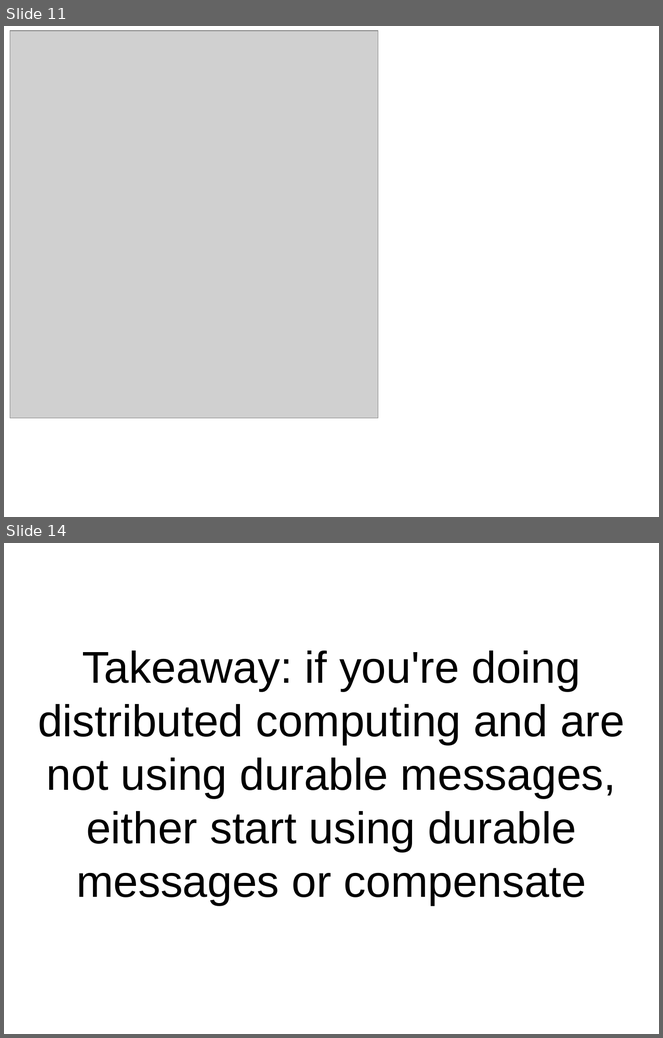
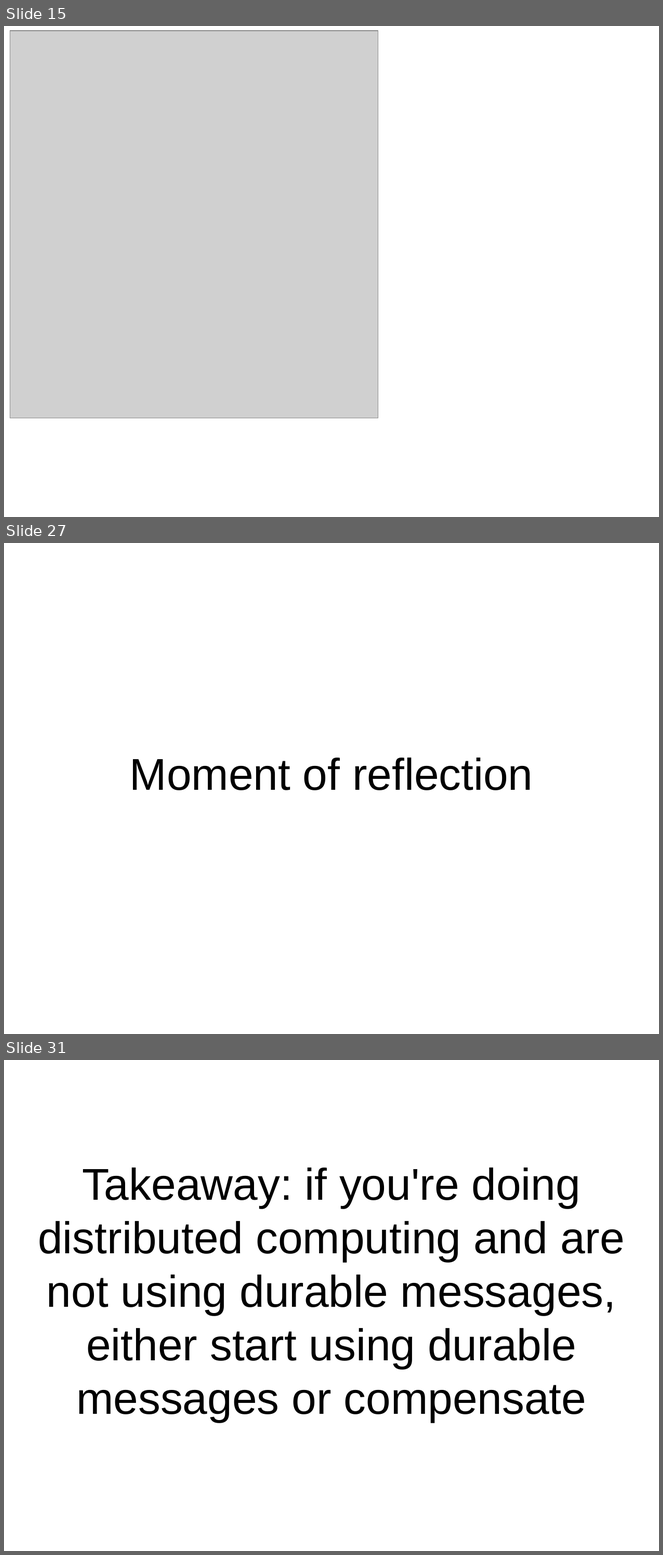
Before and after one commit to pseale/presentation-message-passing, a slide deck: message-passing.odp. Shown one above the other, each under a label of ours: slides 11 and 14 before the commit, slides 15, 27 and 31 after it; the slides between them are not shown. The pictures are 663x1038 and 663x1555 pixels, drawn with LibreOffice and Linux fonts; fonts in the diff are those of the drawing; grey boxes stand for pictures. Boxes give left, top, right and bottom in pixels: in the first picture for what was removed or moved away, otherwise in the second. Text is boxed around its words. In the diff, an @@ line names an element or a change of style, - is before the commit and + after.

```diff
--- a/message-passing.odp
+++ b/message-passing.odp
@@ slide 27 added at box(4, 543, 659, 1034), background #FFFFFF @@
@@ subtitle added at box(130, 758, 533, 791), 54 pt, text #000000 @@
+Moment of reflection
@@ what was slide 11 is now slide 15 @@
@@ what was slide 14 is now slide 31 @@
```
Also in this commit, not shown: 4 slides changed, 17 other slides added, 1 slide removed, 5 other files.
